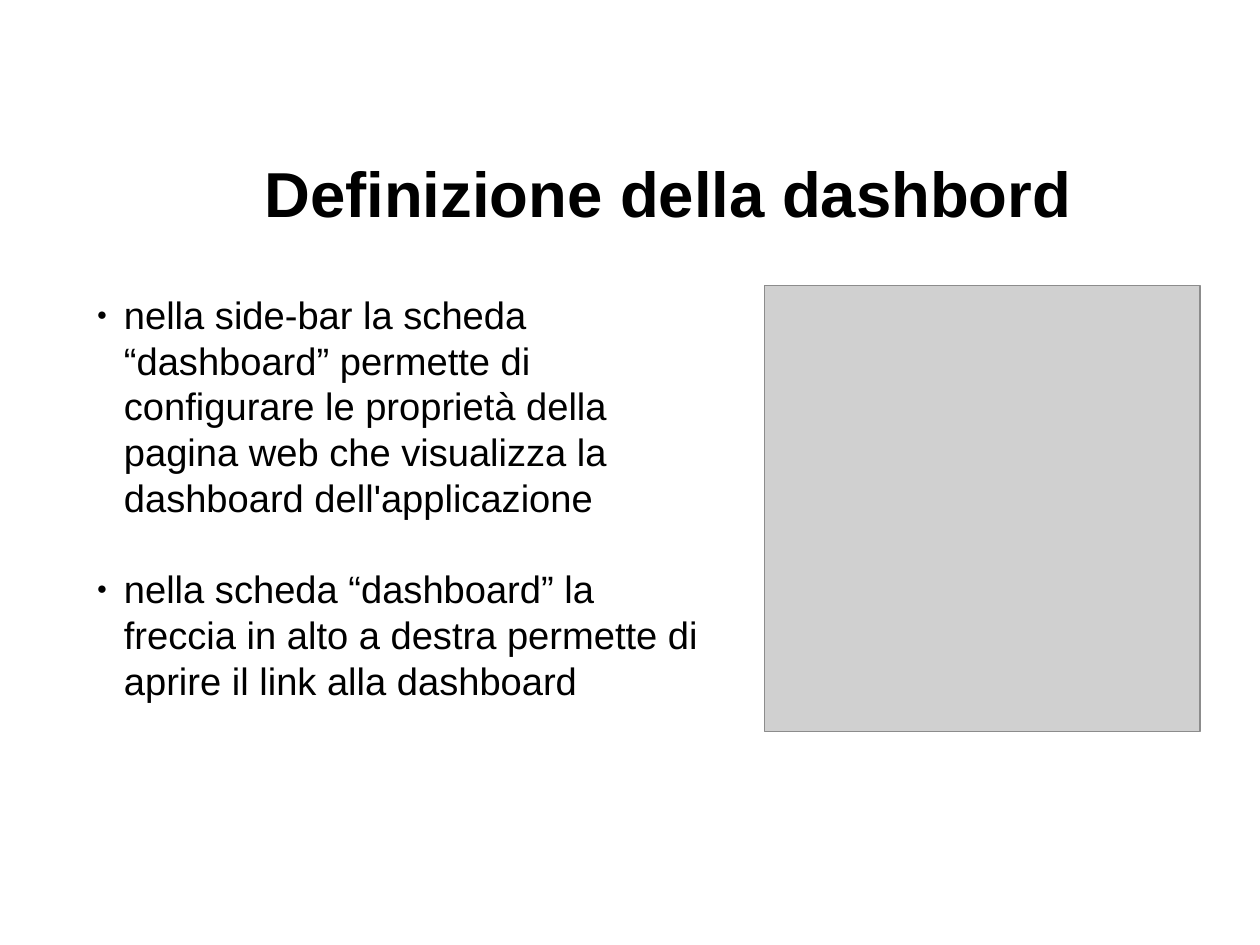
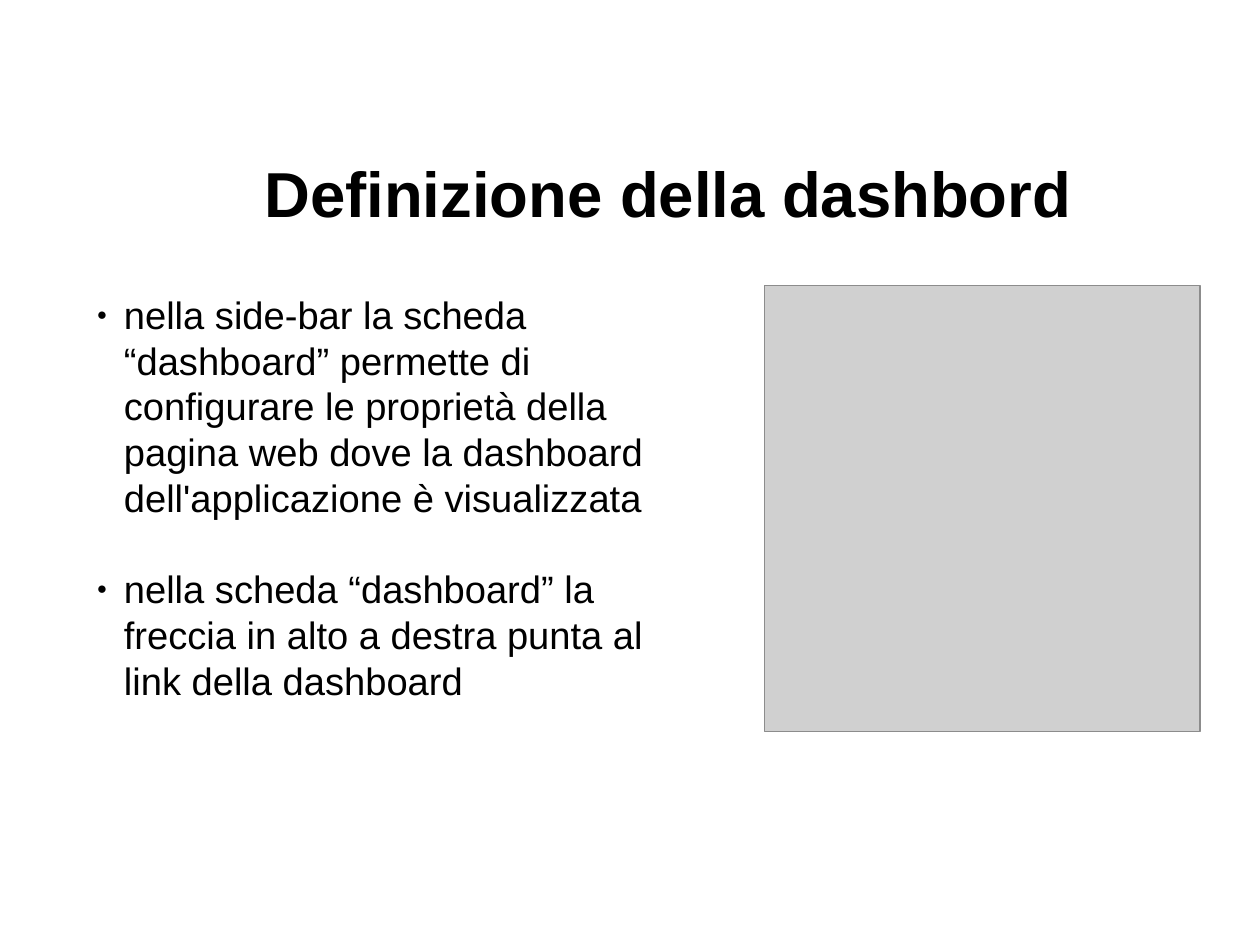
Before and after one commit to davideancona/minicorsiRAISE, a slide deck: slide 14 of iot/NodeRED.odp. Drawn at 1260x945 pixels with LibreOffice and Linux fonts; fonts in the diff are those of the drawing; grey boxes stand for pictures. Boxes give left, top, right and bottom in pixels: in the first picture for what was removed or moved away, otherwise in the second. Text is boxed around its words. In the diff, an @@ line names an element or a change of style, - is before the commit and + after.

```diff
--- a/iot/NodeRED.odp
+++ b/iot/NodeRED.odp
@@ text at <box>124,301,643,696</box>: text changed @@
-● nella side-bar la scheda “dashboard” permette di configurare le proprietà della pagina web che visualizza la dashboard dell'applicazione
-● nella scheda “dashboard” la freccia in alto a destra permette di aprire il link alla dashboard
+● nella side-bar la scheda “dashboard” permette di configurare le proprietà della pagina web dove la dashboard dell'applicazione è visualizzata
+● nella scheda “dashboard” la freccia in alto a destra punta al link della dashboard
```
Also in this commit, not shown: 7 other slides changed, 14 other files.
